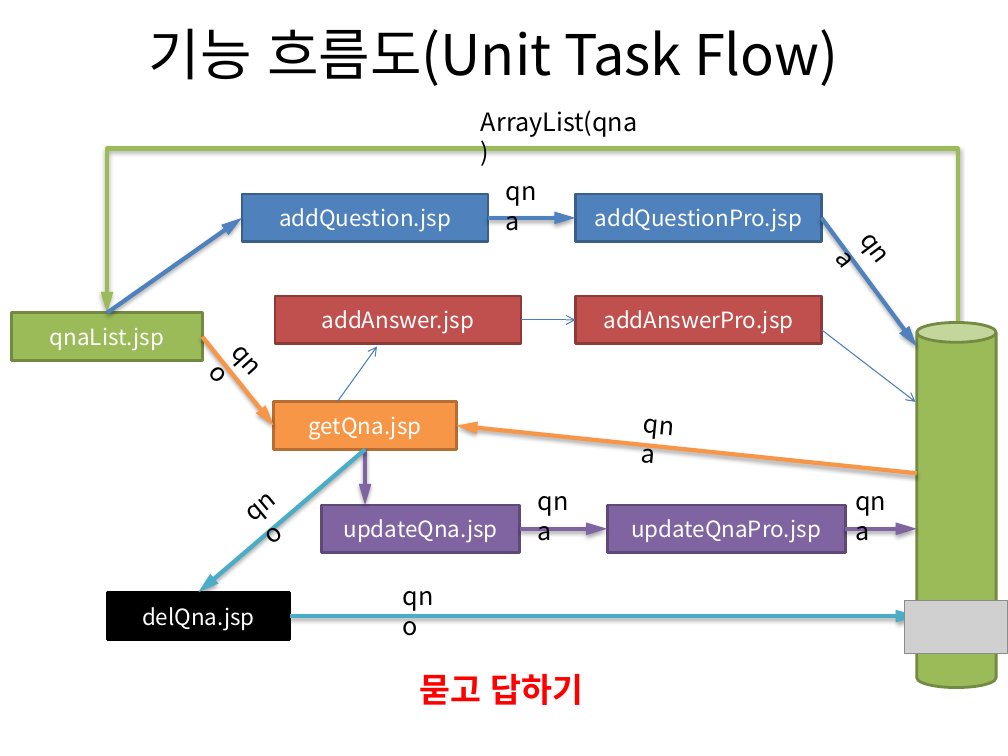
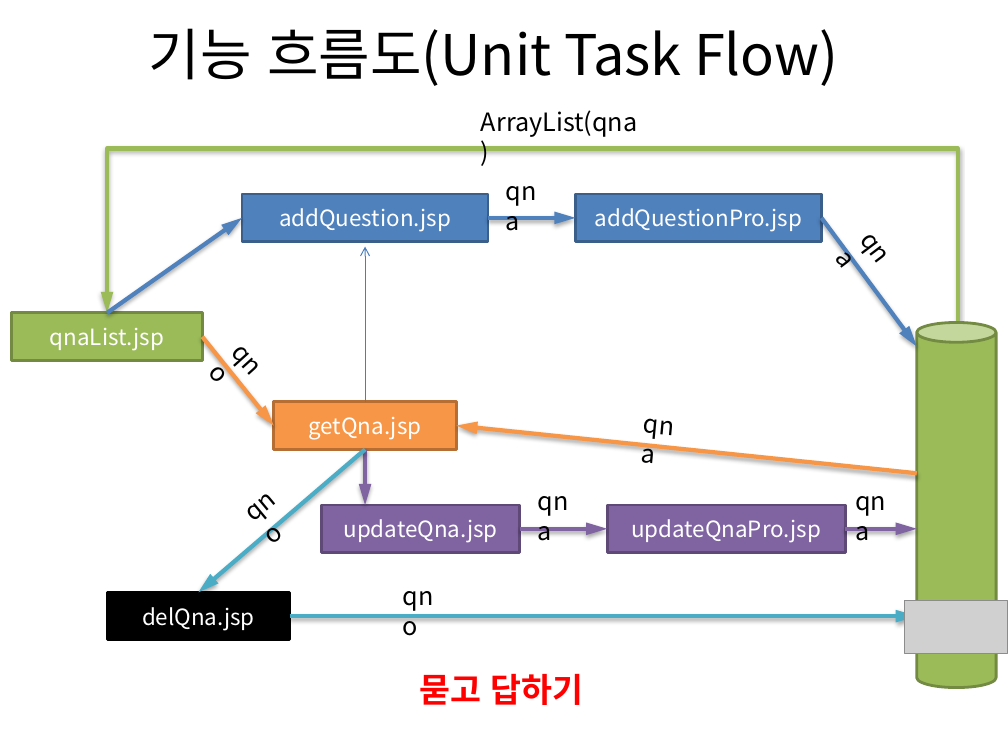
Before and after one commit to juncheol08/project01, a slide deck: slide 2 of pro01.pptx. Drawn at 1008x756 pixels with LibreOffice and Linux fonts; fonts in the diff are those of the drawing; grey boxes stand for pictures. Boxes give left, top, right and bottom in pixels: in the first picture for what was removed or moved away, otherwise in the second. Text is boxed around its words. In the diff, an @@ line names an element or a change of style, - is before the commit and + after.

```diff
--- a/pro01.pptx
+++ b/pro01.pptx
@@ arrow moved from (338, 402) - (377, 347) to (365, 402) - (365, 247) @@
@@ rectangle removed at (275, 296, 521, 344) @@
-addAnswer.jsp
@@ rectangle removed at (576, 296, 822, 344) @@
-addAnswerPro.jsp
@@ arrow removed from (521, 320) to (576, 320) @@
@@ arrow removed from (822, 330) to (915, 402) @@
```
Also in this commit, not shown: 7 other files.
